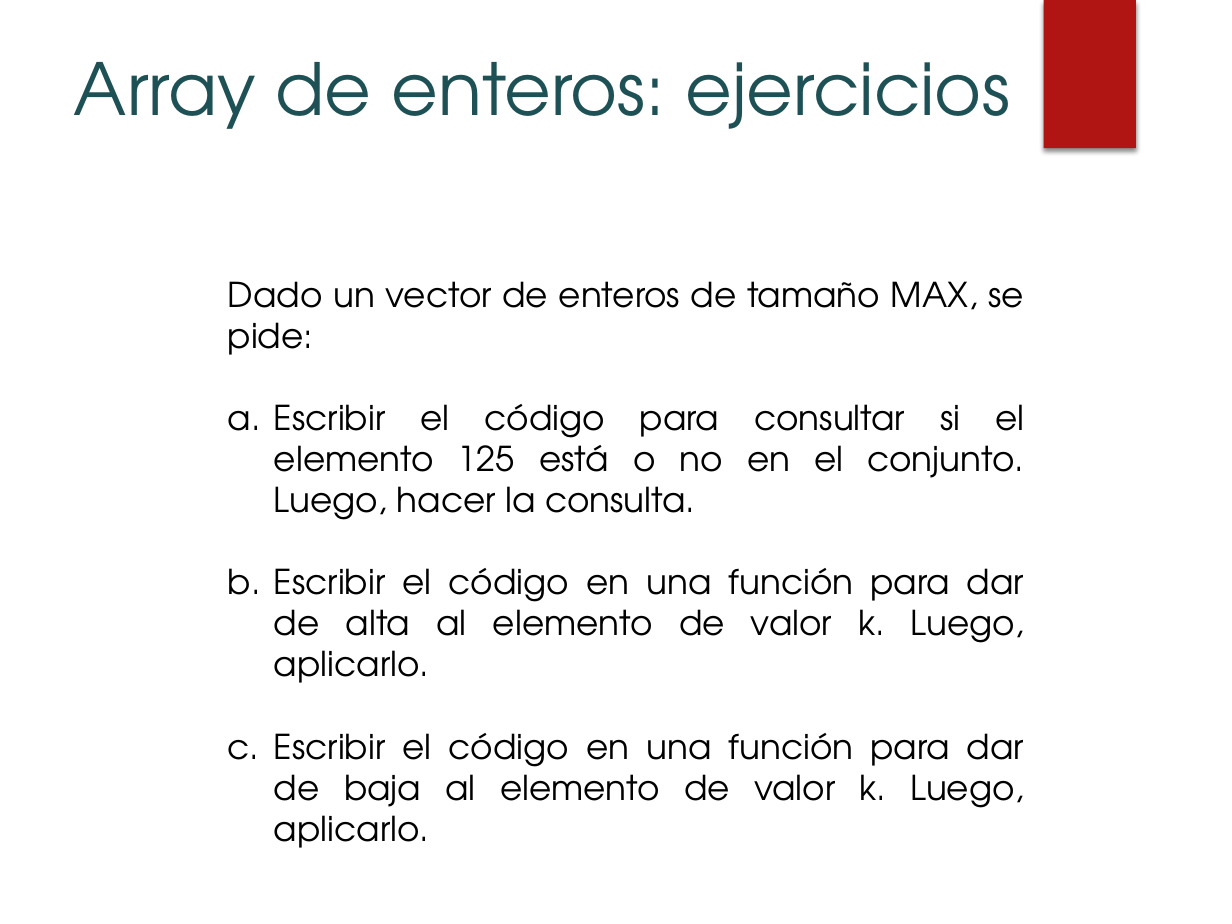
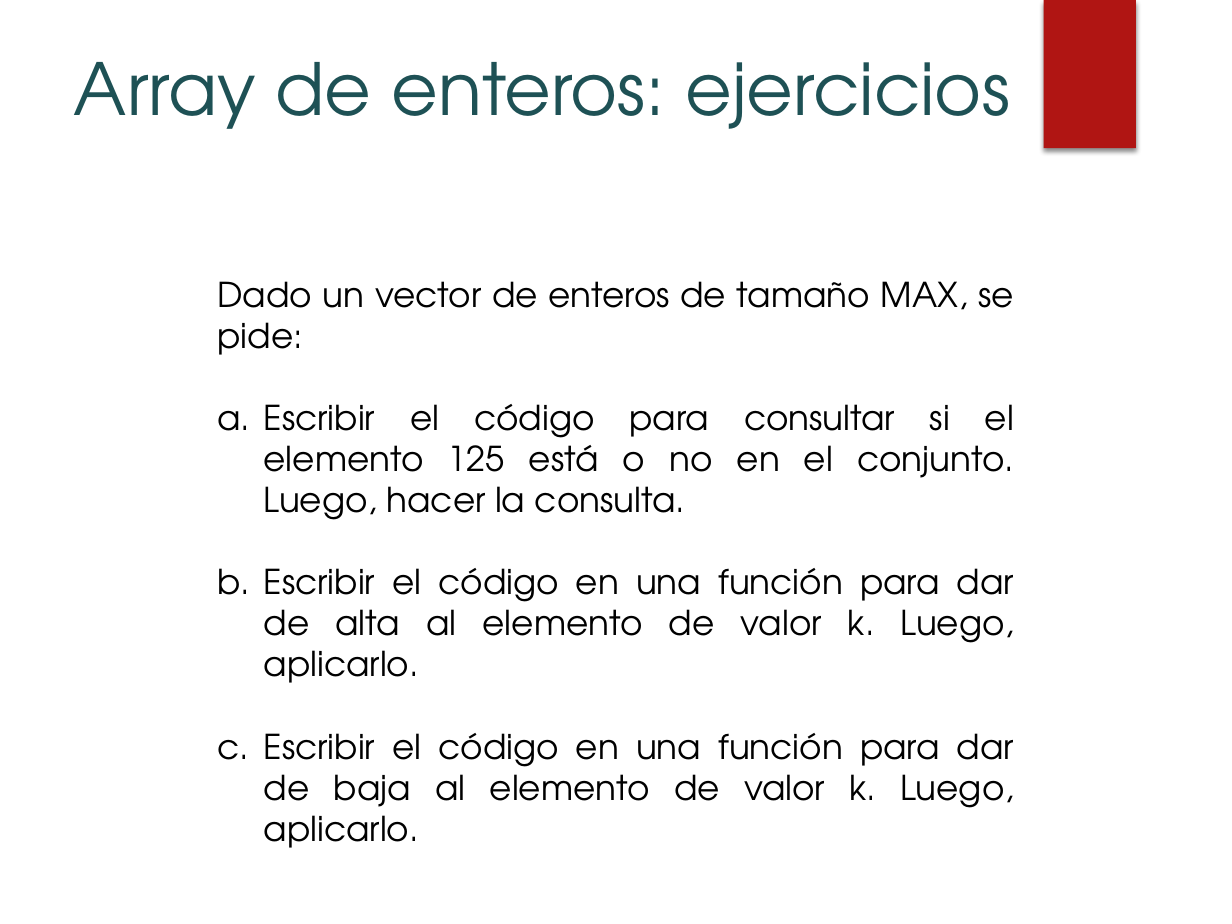
Before and after one commit to germandouce/AyP-2, a slide deck: slide 24 of Clases/10_array_de_bits/array de bits.pptx. Drawn at 1232x924 pixels with LibreOffice and Linux fonts; fonts in the diff are those of the drawing. Boxes give left, top, right and bottom in pixels: in the first picture for what was removed or moved away, otherwise in the second. Text is boxed around its words. In the diff, an @@ line names an element or a change of style, - is before the commit and + after.

```diff
--- a/Clases/10_array_de_bits/array de bits.pptx
+++ b/Clases/10_array_de_bits/array de bits.pptx
@@ text "Dado un vector de enteros ...": place and size @@
-text "Dado un vector de enteros ..." at box(228, 281, 1025, 848)
+text "Dado un vector de enteros ..." at box(217, 281, 1014, 848)
```
Also in this commit, not shown: 1 other slide changed, 6 other files.
